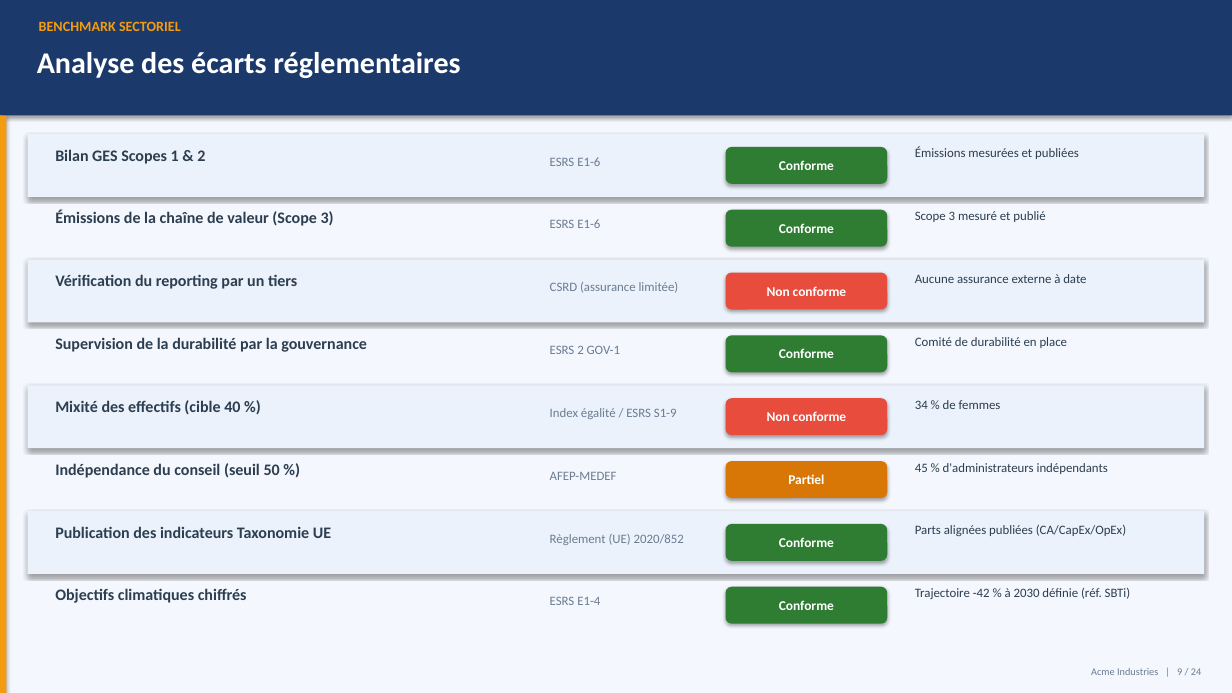
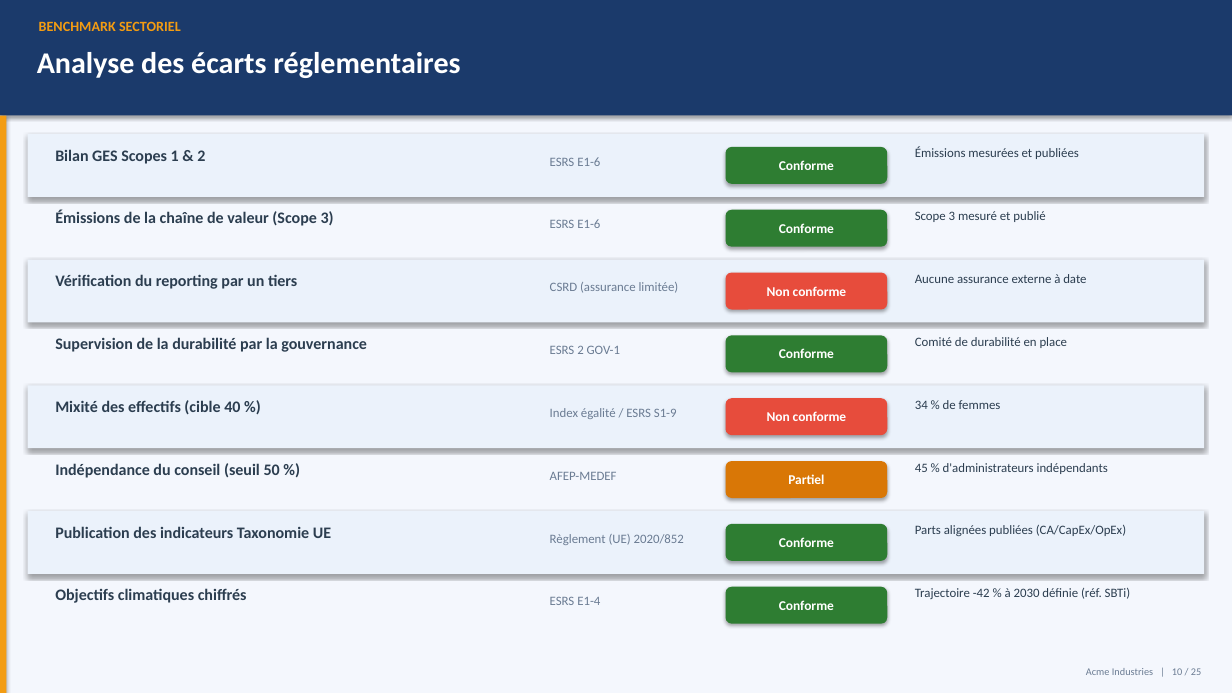
Before and after one commit to mehdiarrais-bot/Ethereal-ESG, a slide deck: slide 10 of examples/Presentation.pptx (slide 9 before the commit). Drawn at 1232x693 pixels with LibreOffice and Linux fonts; fonts in the diff are those of the drawing. Boxes give left, top, right and bottom in pixels: in the first picture for what was removed or moved away, otherwise in the second. Text is boxed around its words. In the diff, an @@ line names an element or a change of style, - is before the commit and + after.

```diff
--- a/examples/Presentation.pptx
+++ b/examples/Presentation.pptx
@@ text at [1086,668,1201,675]: text changed @@
-Acme Industries | 9 / 24
+Acme Industries | 10 / 25
```
Also in this commit, not shown: 23 other slides changed, 1 slide added, 6 other files.
